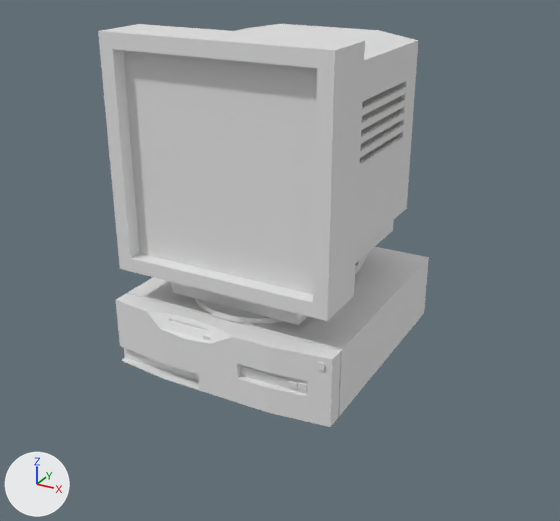
What one commit did to the glTF model assets/models/old_pc.glb.
Rendered twice from a 50 mm lens placed at (12.8, -23.2, 14.8), pointed at (0.3, -0.6, 3.5). Every picture has the same lights, and +X, +Y and +Z are marked at lower left. Where no turn or scale is listed for an object, it has been applied to the vertices. Vertices at the same position are counted once.

The first picture shows 'Computer', 'Monitor'.
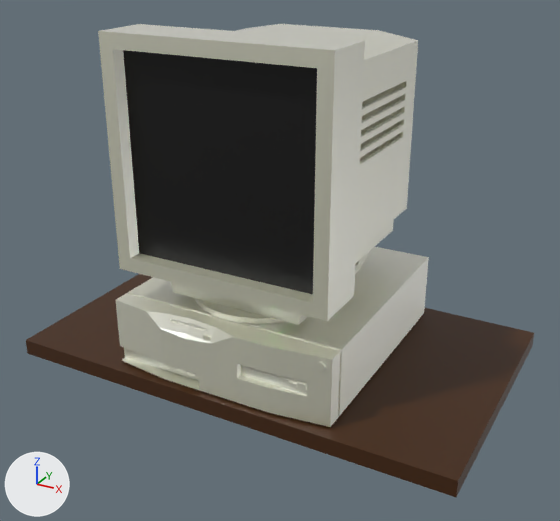
The newer file is also turned or shifted as a whole; pictures and numbers use the older file's frame.

What differs and where, as boxes (x1, y1, x2, y2) in the pictures (560 x 521 px; the box of a moved part takes in the faces that stretch with it):
'Monitor', surface changed: (98, 24, 418, 325) in both
'Screen', added (black): after (123, 50, 317, 294)
'Cube', added (brown): after (26, 274, 534, 497)
part 1 of me_cylinder_001, moved or reshaped: before (123, 50, 317, 325); after (171, 282, 301, 325)
part 2 of me_cylinder_001, surface changed: (98, 24, 418, 325) in both
part 3 of me_cube_003, recoloured: (116, 247, 429, 427) in both

Diff of the bpy script that builds the scene:
```diff
--- a/assets/models/old_pc.glb.py
+++ b/assets/models/old_pc.glb.py
@@ img_computer_roughness @@
+img_computer_roughness = load_image('Computer Roughness', '_unpacked/Computer_Roughness', 1024, 1024, 'Non-Color')
@@ img_exterior @@
+img_exterior = load_image('Exterior', '_unpacked/Exterior', 1024, 1024, 'Non-Color')
@@ img_cube_base_color @@
+img_cube_base_color = load_image('Cube Base Color', '_unpacked/Cube_Base_Color', 1024, 1024, 'sRGB')
@@ img_screen_base_color @@
+img_screen_base_color = load_image('Screen Base Color', '_unpacked/Screen_Base_Color', 1024, 1024, 'sRGB')
@@ mat_material_001 @@
 mat_material_001 = bpy.data.materials.new('Material.001')
-# nodes: BsdfPrincipled, OutputMaterial
+# nodes: BsdfPrincipled, Math, OutputMaterial, SeparateColor, TexImage
+# colours: yellow #e7e656
+# uses the picture img_exterior
@@ mat_material_002 @@
+mat_material_002 = bpy.data.materials.new('Material.002')
+# colours: yellow #e7e776
+# uses the picture img_computer_roughness
@@ mat_material_004 @@
+mat_material_004 = principled_material('Material.004')
+mat_material_004.texture = img_cube_base_color
@@ mat_material @@
+mat_material = principled_material('Material')
+mat_material.texture = img_screen_base_color
@@ me_cylinder_001 @@
 # used by ob_monitor; location = (0.0, 0.0, 7.7)
-me_cylinder_001.from_pydata(...)  # 687 vertices, 1360 faces; spans x -4.0..4.0, y -4.25..3.75, z -5.2..4.0
+me_cylinder_001.from_pydata(...)  # 686 vertices, 1374 faces; spans x -4.0..4.0, y -4.25..3.75, z -5.2..4.0
+# me_cylinder_001 part 1
+# 1 vertex is removed from x 0.0, y -3.75, z 0.0
+# 50 faces are deleted
+# 64 new faces join them
+# me_cylinder_001 part 2: 1310 kept faces spanning x -4.0..4.0, y -4.25..3.75, z -5.2..4.0 get new texture (UV) coordinates
 me_cylinder_001.materials.append(mat_material_001)
@@ me_cube_003 @@
 me_cube_003.from_pydata(...)  # 483 vertices, 949 faces; spans x -4.25..4.25, y -4.6..4.66, z -0.72..1.78
 # used by ob_computer; location = (0.0, 0.0, 0.7)
+# me_cube_003 part 3: 946 faces spanning x -4.25..4.25, y -4.6..4.66, z -0.72..1.78 switch from no material to mat_material_002
@@ me_cube_001 @@
+me_cube_001.from_pydata(...)  # a box spanning x -1.0..1.0, y -1.0..1.0, z -1.0..1.0
+me_cube_001.materials.append(mat_material_004)  # picture img_cube_base_color
@@ me_plane @@
+me_plane.from_pydata(...)  # 4 vertices, 2 faces; spans x -3.75..3.75, y 0.0, z -3.75..3.75
+me_plane.materials.append(mat_material)  # picture img_screen_base_color
@@ ob_cube @@
+ob_cube = bpy.data.objects.new('Cube', me_cube_001)
+ob_cube.location = (0.0, 0.23, -0.4)
+ob_cube.rotation_euler = (3.142, 0.0, 0.0)  # degrees (180, 0, 0)
+ob_cube.scale = (-8.58, -5.05, -0.3)
@@ ob_screen @@
+ob_screen = bpy.data.objects.new('Screen', me_plane)
+ob_screen.location = (0.0, -3.74, 7.61)
```
